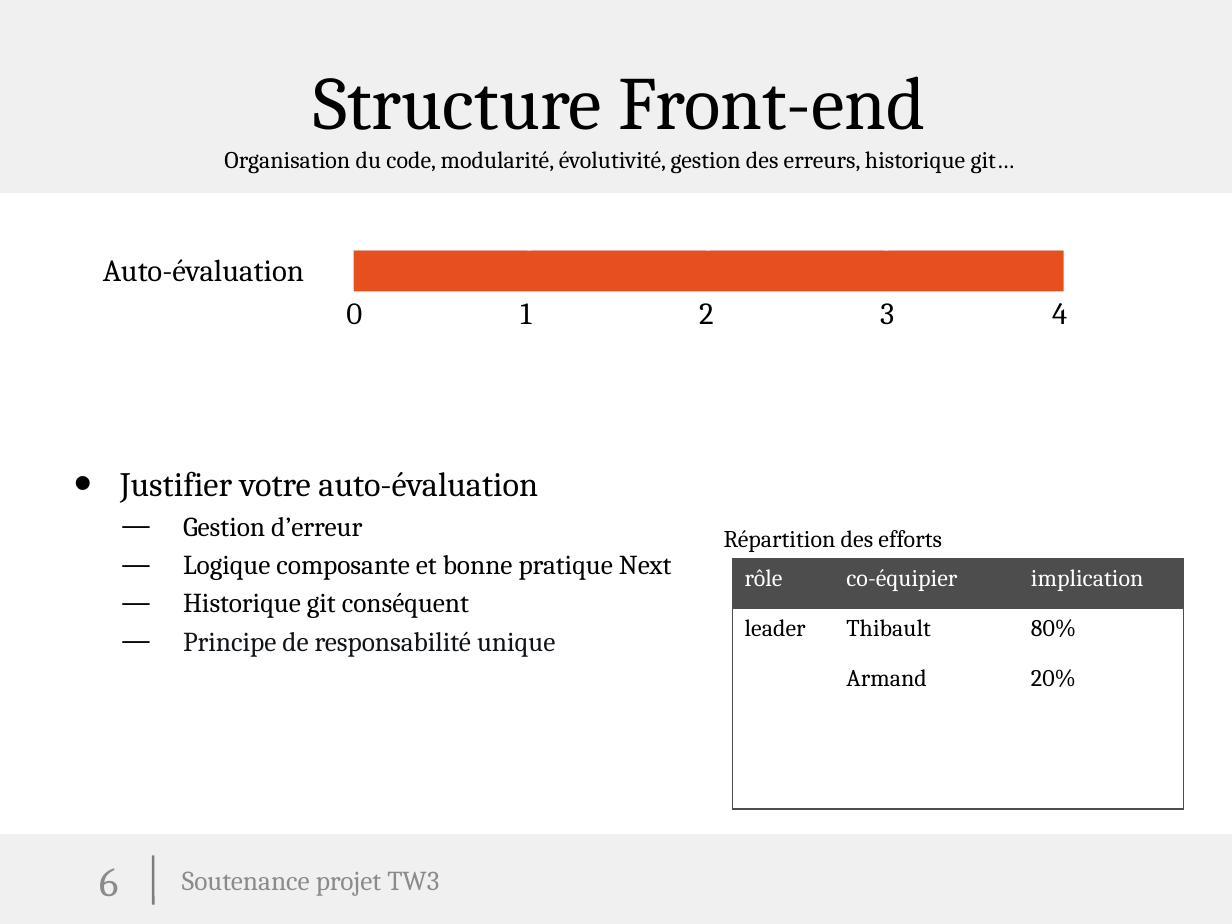
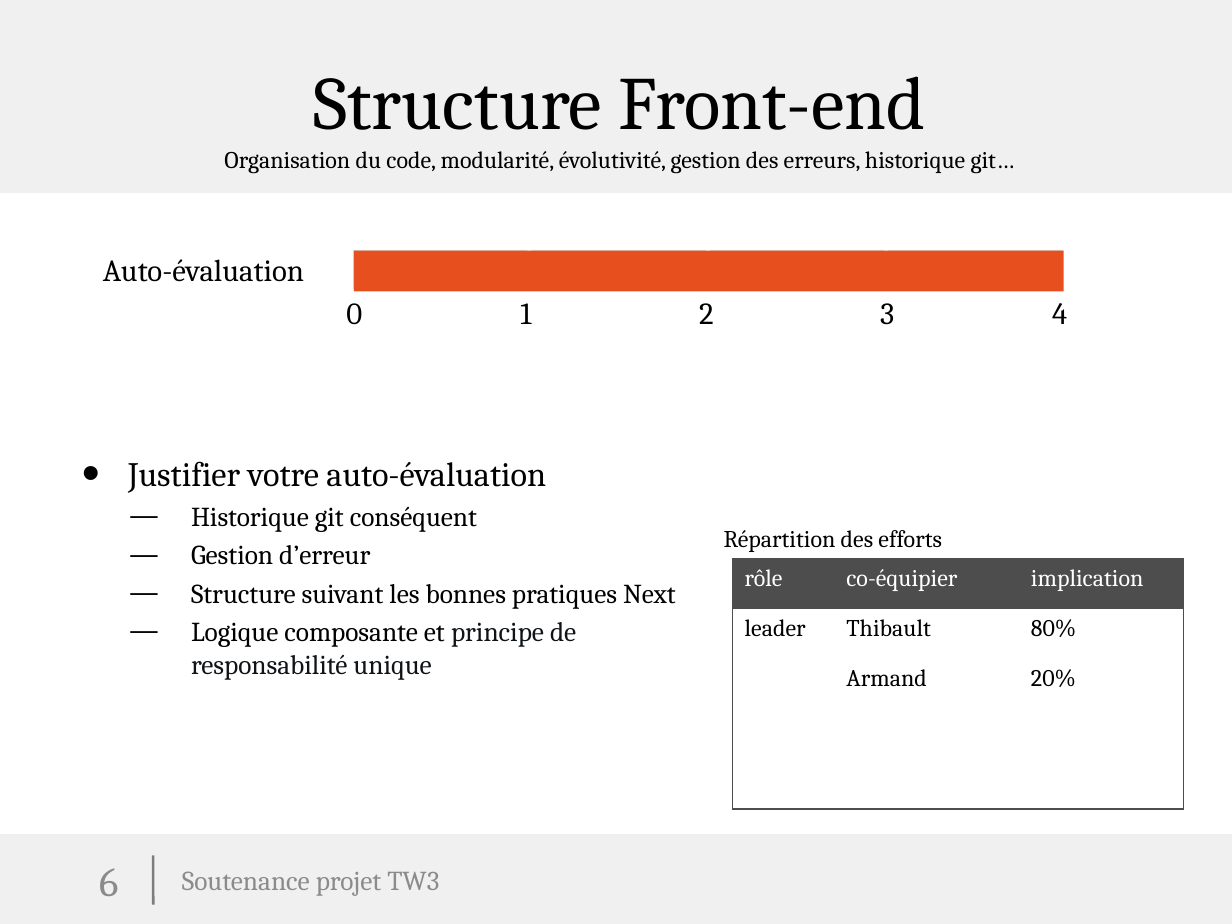
Before and after one commit to thibaultmalespine/projet-TechnoWeb-Immo, a slide deck: slide 6 of soutenance_projet_techno_web_4.pptx. Drawn at 1232x924 pixels with LibreOffice and Linux fonts; fonts in the diff are those of the drawing; background and template pictures are left out. Boxes give left, top, right and bottom in pixels: in the first picture for what was removed or moved away, otherwise in the second. Text is boxed around its words. In the diff, an @@ line names an element or a change of style, - is before the commit and + after.

```diff
--- a/soutenance_projet_techno_web_4.pptx
+++ b/soutenance_projet_techno_web_4.pptx
@@ text "Justifier votre auto-évaluation": place and size @@
-text "Justifier votre auto-évaluation" at box(120, 471, 672, 657)
+text "Justifier votre auto-évaluation" at box(128, 461, 676, 680)
@@ text at box(191, 507, 477, 532): paragraph added @@
+  — Historique git conséquent
@@ text at box(191, 584, 676, 680): text changed @@
-  — Logique composante et bonne pratique Next
-  — Historique git conséquent
-  — Principe de responsabilité unique
+  — Structure suivant les bonnes pratiques Next
+  — Logique composante et principe de responsabilité unique
```
Also in this commit, not shown: 9 other files.
